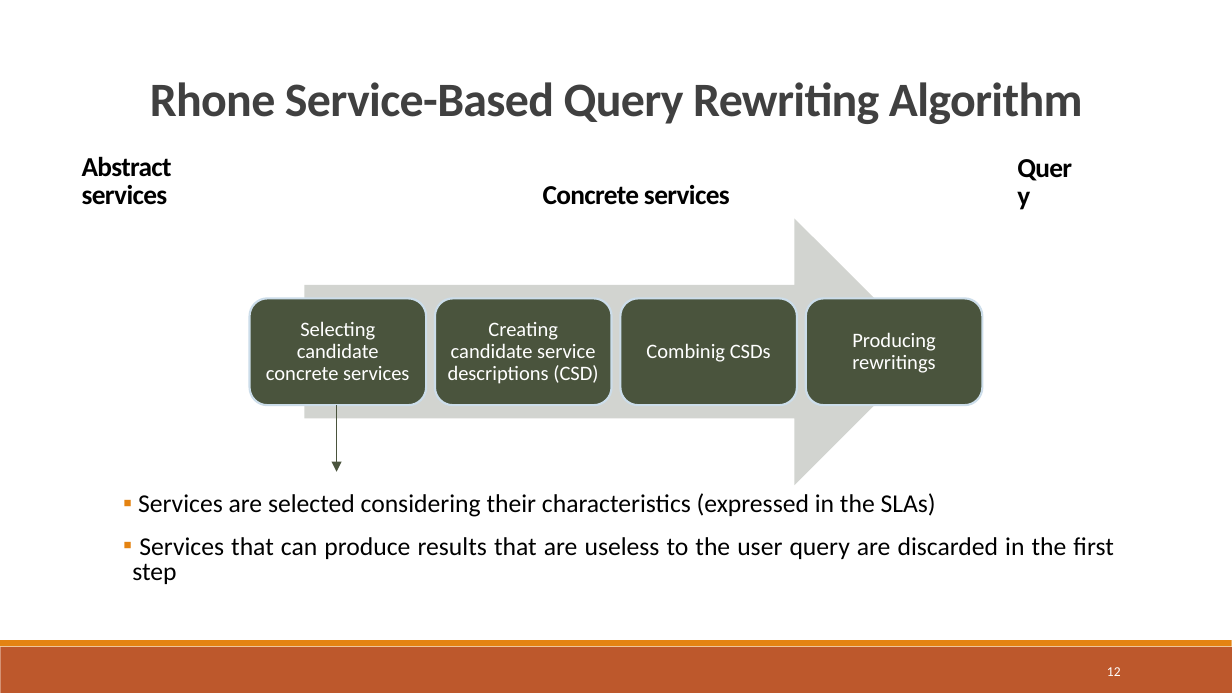
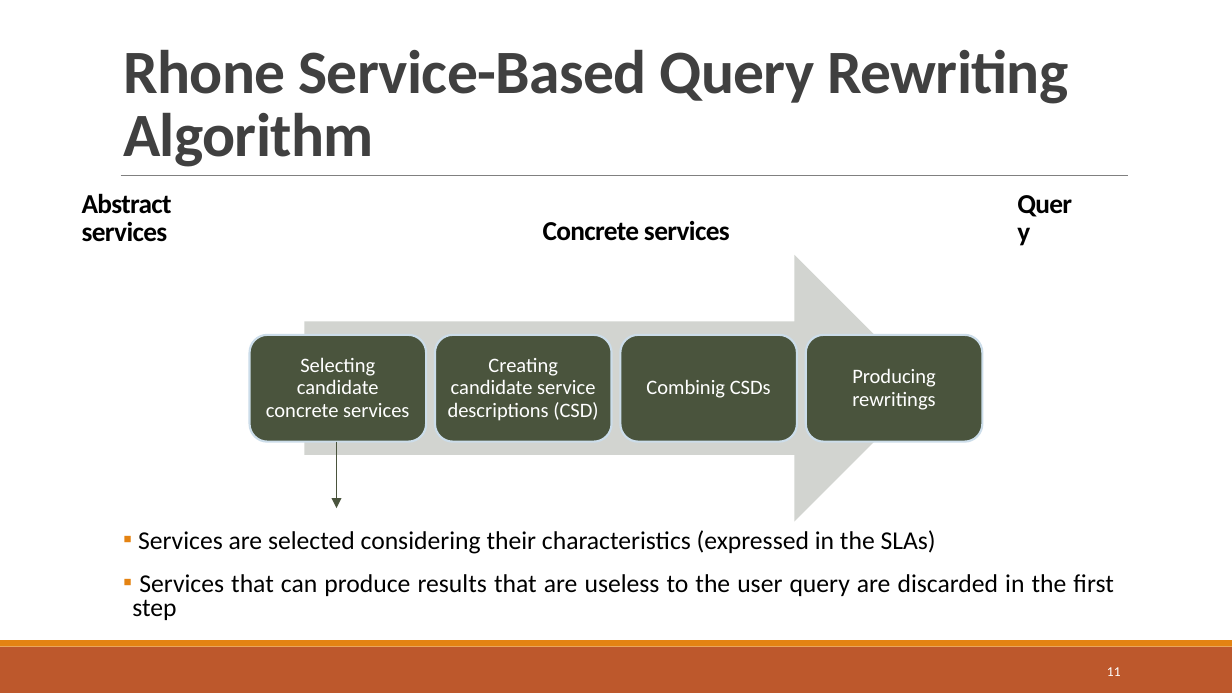
Before and after one commit to danielboni/DanielCarvalho-PhD, a slide deck: slide 11 of Presentations/ADBIS 2016/ADBIS-2016-Presentation.pptx (slide 12 before the commit). Drawn at 1232x693 pixels with LibreOffice and Linux fonts; fonts in the diff are those of the drawing. Boxes give left, top, right and bottom in pixels: in the first picture for what was removed or moved away, otherwise in the second. Text is boxed around its words. In the diff, an @@ line names an element or a change of style, - is before the commit and + after.

Commit message:
Modifications de Geno sur l'objectif, vision et principe de l'algorithme

```diff
--- a/Presentations/ADBIS 2016/ADBIS-2016-Presentation.pptx
+++ b/Presentations/ADBIS 2016/ADBIS-2016-Presentation.pptx
@@ title "Rhone Service-Based Query Rewriting Algorithm" at <box>123,49,1068,167</box>: size 28 to 36 pt; alignment centre to left; vertical alignment middle to bottom @@
@@ line added from (121, 176) to (1127, 176), #808080 0.5 pt @@
@@ 4 texts, 4 freeform shapes, 1 right arrow, 1 arrow: place and size @@
-4 texts, 4 freeform shapes, 1 right arrow, 1 arrow at <box>82,156,1113,584</box>
+4 texts, 4 freeform shapes, 1 right arrow, 1 arrow at <box>82,193,1113,620</box>
@@ page number at <box>1107,667,1121,676</box>: text changed @@
-12
+11
```
Also in this commit, not shown: 6 other slides changed, 3 slides added, 1 slide removed.
